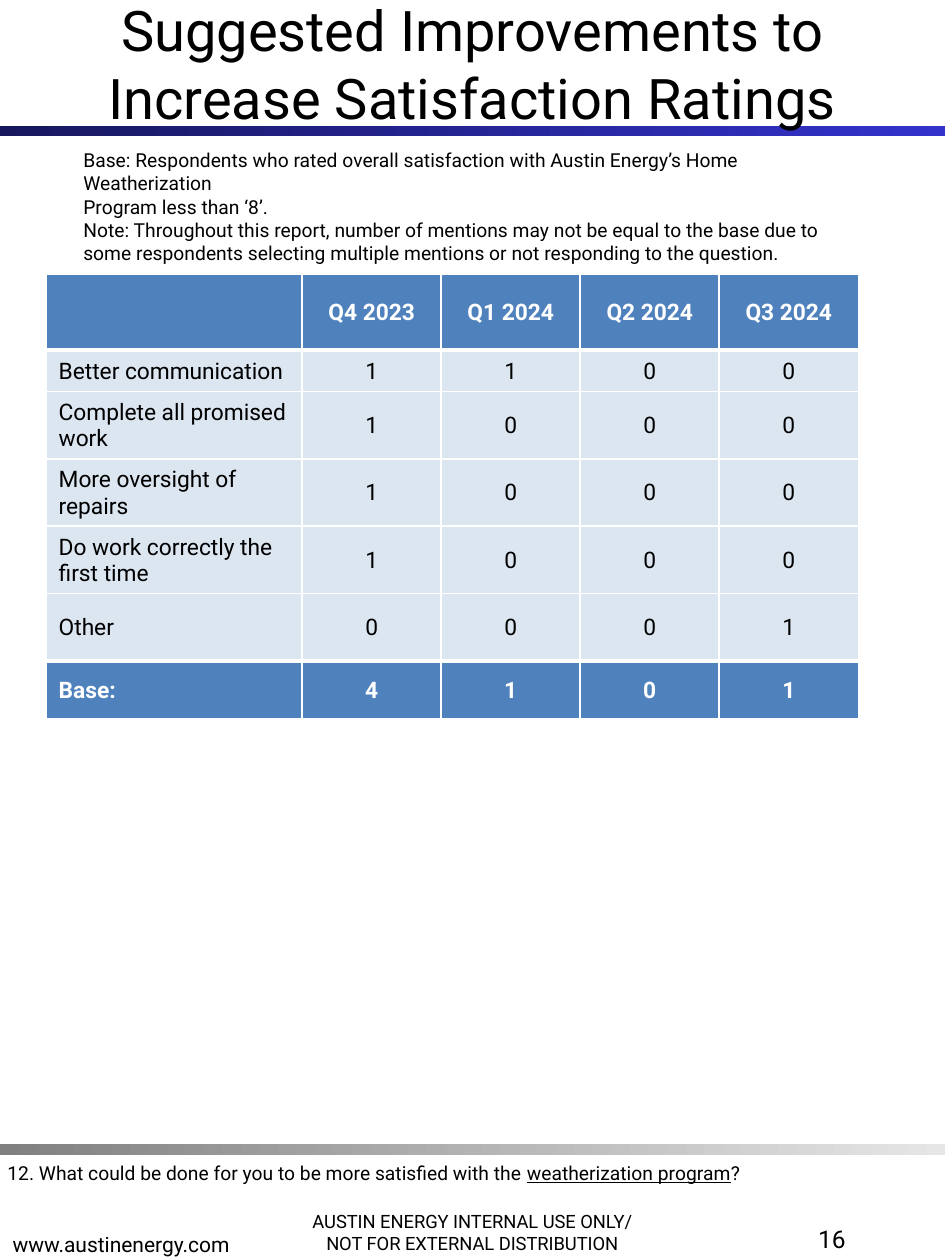
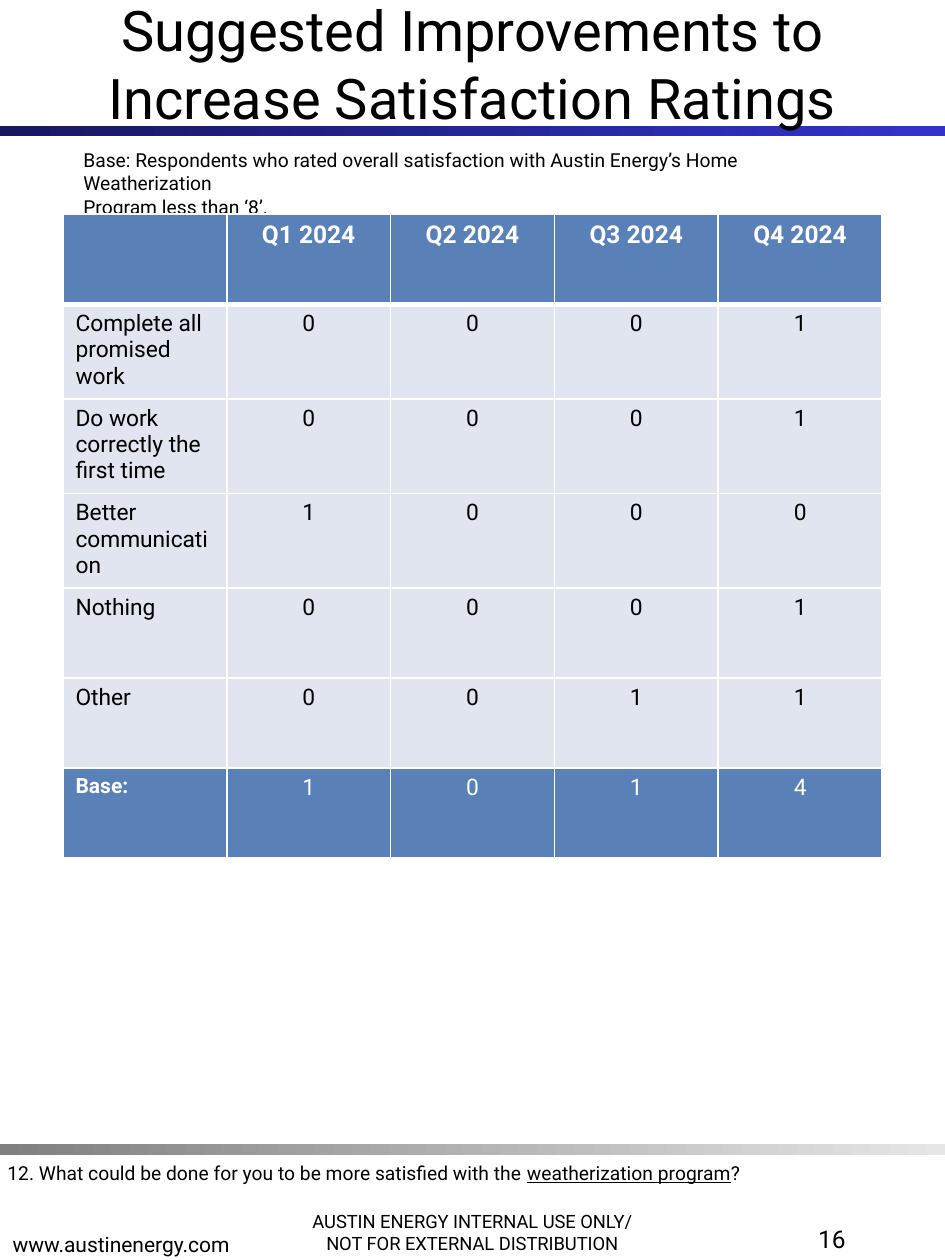
Before and after one commit to jellohead/AE_LIW_automation, a slide deck: slide 16 of src/AE_LIW_automation/output/AE_LIW_updated.pptx. Drawn at 945x1260 pixels with LibreOffice and Linux fonts; fonts in the diff are those of the drawing; background and template pictures are left out. Boxes give left, top, right and bottom in pixels: in the first picture for what was removed or moved away, otherwise in the second. Text is boxed around its words. In the diff, an @@ line names an element or a change of style, - is before the commit and + after.

Commit message:
slide_16.py updates correctly.
Took 2 hours 36 minutes

```diff
--- a/src/AE_LIW_automation/output/AE_LIW_updated.pptx
+++ b/src/AE_LIW_automation/output/AE_LIW_updated.pptx
@@ table at (63,214,882,844) @@
-row 1:  | Q4 2023 | Q1 2024 | Q2 2024 | Q3 2024
+row 1:  | Q1 2024 | Q2 2024 | Q3 2024 | Q4 2024
-row 2: Better communication | 1 | 1 | 0 | 0
+row 2: Complete all promised work | 0 | 0 | 0 | 1
-row 3: Complete all promised work | 1 | 0 | 0 | 0
+row 3: Do work correctly the first time | 0 | 0 | 0 | 1
-row 4, column 1: More oversight of repairs
+row 4, column 1: Better communication
-row 5: Do work correctly the first time | 1 | 0 | 0 | 0
+row 5: Nothing | 0 | 0 | 0 | 1
-row 6, column 4: 0
+row 6, column 4: 1
-row 7: Base: | 4 | 1 | 0 | 1
+row 7: Base: | 1 | 0 | 1 | 4
@@ fill #4F81BD to #5A80B8 in 10 cells @@
@@ fill #DCE6F1 to #E0E5F0 in 25 cells @@
@@ highlight #DCE6F1 to none in "0", "0", "0", "1" and 9 more places @@
@@ size 13 to 12 pt in "Base:" @@
@@ borders changed @@
@@ table: place and size @@
-table at (47,275,857,719)
+table at (63,214,882,844)
```
Also in this commit, not shown: 4 other files.
